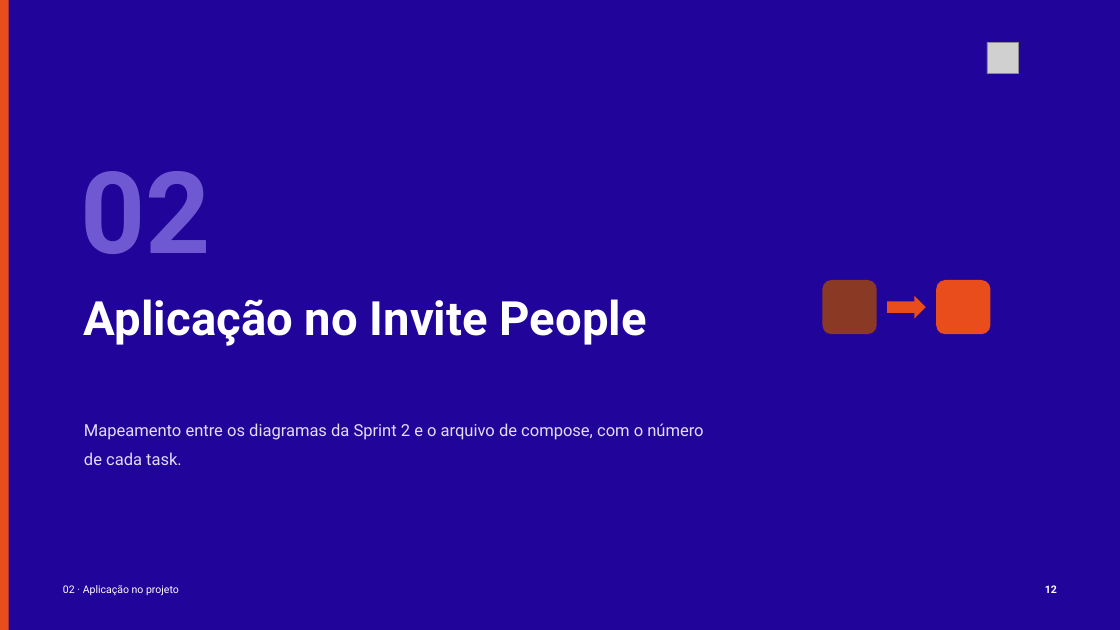
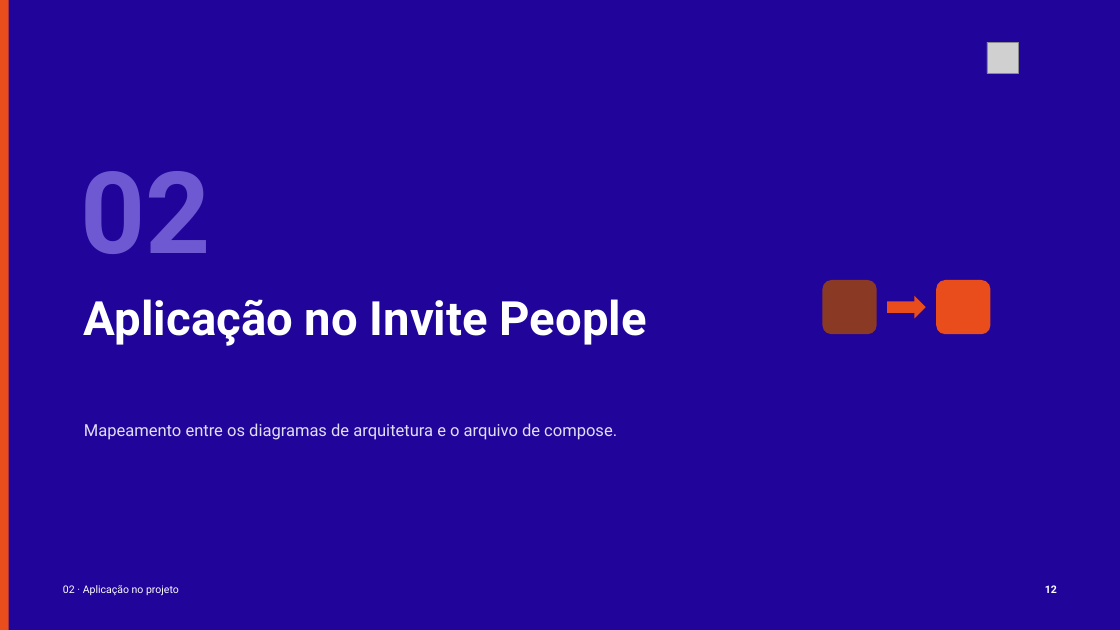
Before and after one commit to tcpassos/invite-app, a slide deck: slide 12 of trabalhos/T1-Docker-Invite-People.pptx. Drawn at 1120x630 pixels with LibreOffice and Linux fonts; fonts in the diff are those of the drawing; grey boxes stand for pictures. Boxes give left, top, right and bottom in pixels: in the first picture for what was removed or moved away, otherwise in the second. Text is boxed around its words. In the diff, an @@ line names an element or a change of style, - is before the commit and + after.

```diff
--- a/trabalhos/T1-Docker-Invite-People.pptx
+++ b/trabalhos/T1-Docker-Invite-People.pptx
@@ text at (84, 423, 617, 440): text changed @@
-Mapeamento entre os diagramas da Sprint 2 e o arquivo de compose, com o número de cada task.
+Mapeamento entre os diagramas de arquitetura e o arquivo de compose.
```
Also in this commit, not shown: 13 other slides changed, 11 other files.
